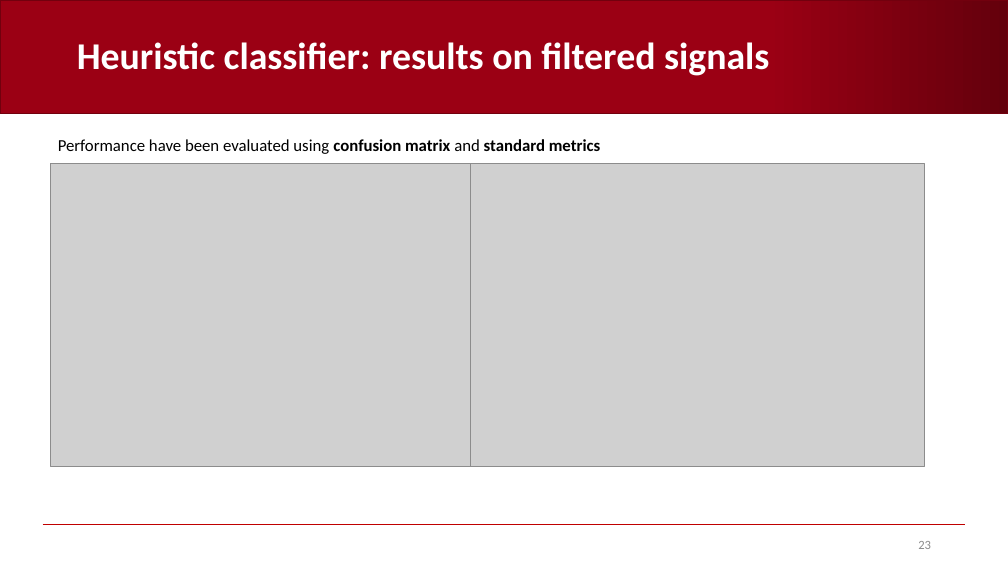
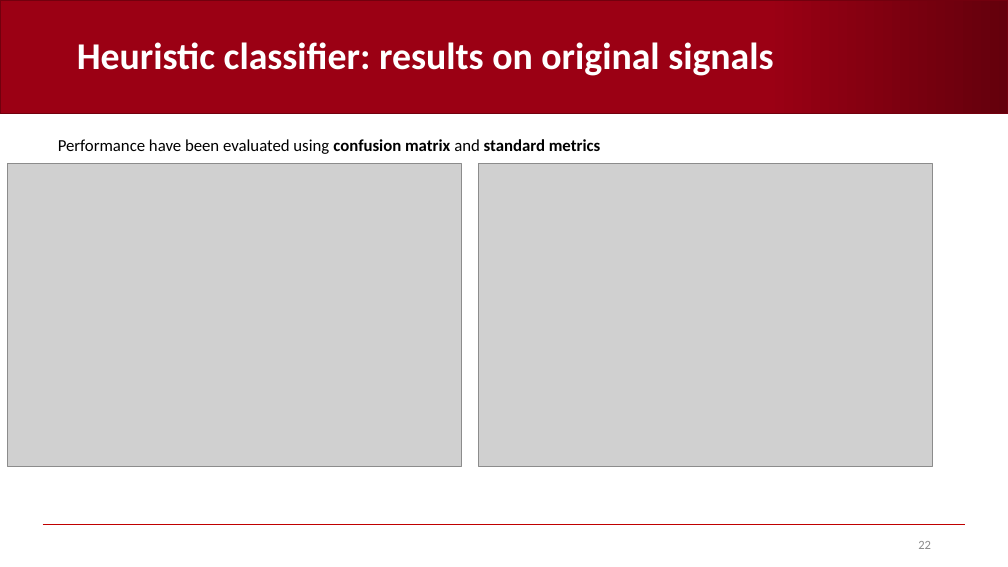
Before and after one commit to AndreaCorrado00/Tesi_magistrale_Corrado_Andrea, a slide deck: slide 22 of Documentation/5. Heuristic classifier strategy B.pptx (slide 23 before the commit). Drawn at 1008x567 pixels with LibreOffice and Linux fonts; fonts in the diff are those of the drawing; grey boxes stand for pictures; background and template pictures are left out. Boxes give left, top, right and bottom in pixels: in the first picture for what was removed or moved away, otherwise in the second. Text is boxed around its words. In the diff, an @@ line names an element or a change of style, - is before the commit and + after.

```diff
--- a/Documentation/5. Heuristic classifier strategy B.pptx
+++ b/Documentation/5. Heuristic classifier strategy B.pptx
@@ title at <box>77,42,773,76</box>: text changed @@
-Heuristic classifier: results on filtered signals
+Heuristic classifier: results on original signals
@@ picture: place and size @@
-picture at <box>50,164,504,467</box>
+picture at <box>8,164,461,467</box>
@@ picture: place and size @@
-picture at <box>470,164,924,467</box>
+picture at <box>479,164,932,467</box>
@@ rectangle added at <box>452,180,470,193</box>, fill #FFFFFF, outline #FFFFFF 1 pt @@
```
Also in this commit, not shown: 5 other slides changed, 9 other files.
